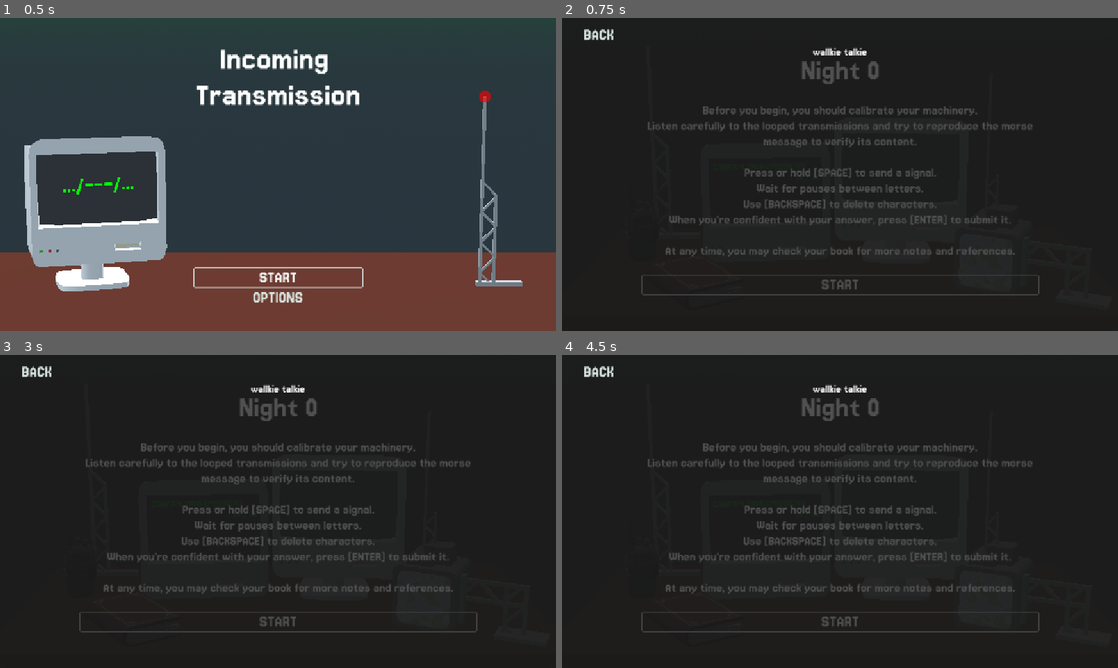
Above: before the commit, frames 1-4 (two rows, left to right).
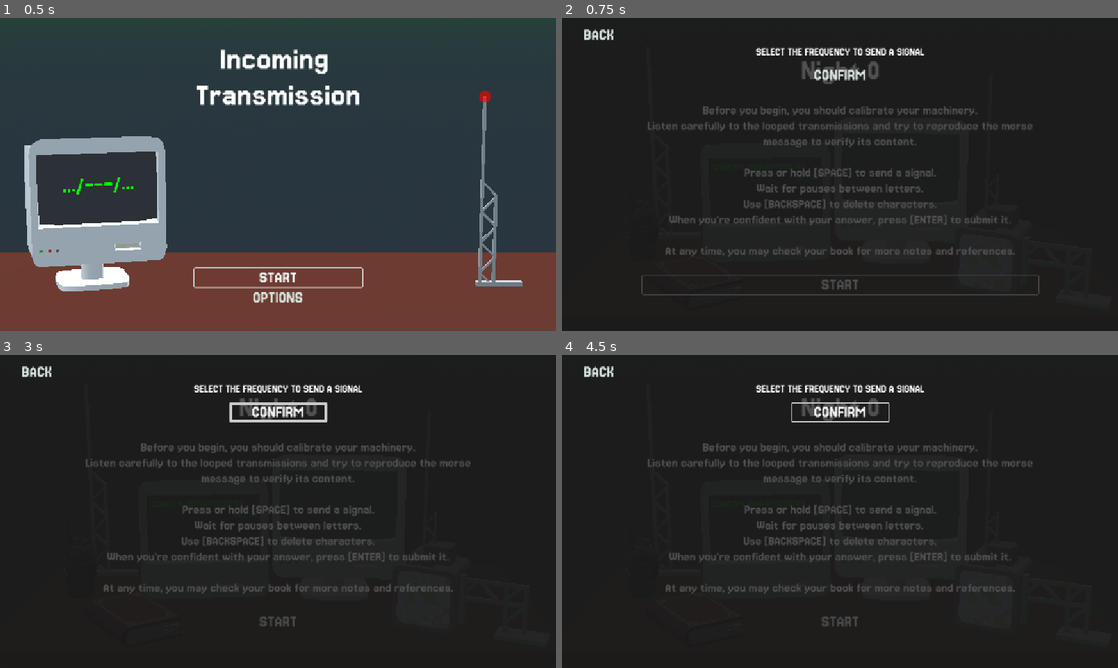
Above: after the commit, the same moments.

Repository: LucasFASouza/loophole
Game: Godot game, scene res://core/main_menu.tscn
Same seed, same stepped clock (60 frames per second), same inputs: the game is played once before the commit and once after it.
Inputs (mouse positions are in pixels of both pictures, inside the frame that each line leads up to):
- Up to frame 1 (0.5 s): no input
- Up to frame 2 (0.75 s): click "START" at 0.5 s
- Up to frame 3 (3 s): click "START" at 1.25 s; click "START" at 2 s; click (278, 411) at 2.75 s, where only the run after the commit has a clickable "CONFIRM"
- Up to frame 4 (4.5 s): click (840, 411) at 3.5 s, where only the run after the commit has a clickable "CONFIRM"; click "START" at 4.25 s

Frame 1 is identical in both runs. In frame 2, 0.8% of the frame differs, in the area x 34-66%, y 9-20%; in frame 3, 1.5%, in the area x 14-86%, y 9-89%; in frame 4, 1.3%.

Commit message:
improve walkietalkie text

Diff:
--- a/core/main_game.gd
+++ b/core/main_game.gd
@@ -26,10 +26,10 @@
 ]
 
 var coordinates = {
-	"1B": "PORT",
-	"1D": "GATE",
-	"3A": "ISLE",
-	"4D": "LAKE",
+	"1A": "KEEL",
+	"2B": "PORT",
+	"2D": "ISLE",
+	"4B": "GATE",
 }
 
 var boat = {
--- a/desk_itens/book.tscn
+++ b/desk_itens/book.tscn
@@ -34,7 +34,6 @@
 
 [node name="ItemInfo" type="CanvasLayer" parent="."]
 layer = 3
-visible = false
 
 [node name="PanelContainer" type="PanelContainer" parent="ItemInfo"]
 anchors_preset = 15
@@ -101,6 +100,15 @@
 toggle_mode = true
 text = "Coordinates"
 
+[node name="RadioButton" type="Button" parent="ItemInfo/PanelContainer/MarginContainer/VBoxContainer/BookContainer/TabBar/ButtonsContainer"]
+custom_minimum_size = Vector2(200, 0)
+layout_mode = 2
+size_flags_horizontal = 3
+theme = ExtResource("3_xbbjk")
+disabled = true
+toggle_mode = true
+text = "Radio"
+
 [node name="MorseButton" type="Button" parent="ItemInfo/PanelContainer/MarginContainer/VBoxContainer/BookContainer/TabBar/ButtonsContainer"]
 custom_minimum_size = Vector2(200, 0)
 layout_mode = 2
@@ -192,6 +200,35 @@
 texture = ExtResource("4_xbbjk")
 expand_mode = 2
 
+[node name="RadioPage" type="PanelContainer" parent="ItemInfo/PanelContainer/MarginContainer/VBoxContainer/BookContainer/PagesContainer"]
+visible = false
+layout_mode = 2
+theme = SubResource("Theme_xbbjk")
+
+[node name="MarginContainer" type="MarginContainer" parent="ItemInfo/PanelContainer/MarginContainer/VBoxContainer/BookContainer/PagesContainer/RadioPage"]
+layout_mode = 2
+theme_override_constants/margin_left = 24
+theme_override_constants/margin_top = 24
+theme_override_constants/margin_right = 24
+theme_override_constants/margin_bottom = 24
+
+[node name="Instructions" type="Label" parent="ItemInfo/PanelContainer/MarginContainer/VBoxContainer/BookContainer/PagesContainer/RadioPage/MarginContainer"]
+custom_minimum_size = Vector2(500, 0)
+layout_mode = 2
+size_flags_horizontal = 3
+size_flags_vertical = 1
+theme = ExtResource("4_fxbkg")
+theme_override_font_sizes/font_size = 24
+text = "Use the 4-letter transmission to identify the nature of the event. Then tune the radio to the appropriate frequency to  send the corresponding message.
+
+Radio codes:
+
+AHOY – Pirate attack reported. Alert nearby mariners on 157 kHz.
+DARK – Lighthouse failure detected. Contact the keeper on 111kHz.
+GALE – A storm is approaching. Warn the harbor via 139kHz.
+KING – A royal vessel is in the area. Dispatch an escort on 125kHz."
+autowrap_mode = 2
+
 [node name="MorsePage" type="PanelContainer" parent="ItemInfo/PanelContainer/MarginContainer/VBoxContainer/BookContainer/PagesContainer"]
 visible = false
 layout_mode = 2
--- a/desk_itens/walkie_talkie.tscn
+++ b/desk_itens/walkie_talkie.tscn
@@ -60,8 +60,15 @@
 [node name="Label" type="Label" parent="ItemInfo/PanelContainer/MarginContainer/VBoxContainer/VBoxContainer"]
 layout_mode = 2
 theme = ExtResource("3_unrlo")
-text = "wallkie talkie"
+text = "SELECT THE FREQUENCY TO SEND A SIGNAL"
 horizontal_alignment = 1
+
+[node name="Confirm" type="Button" parent="ItemInfo/PanelContainer/MarginContainer/VBoxContainer/VBoxContainer"]
+custom_minimum_size = Vector2(200, 0)
+layout_mode = 2
+size_flags_horizontal = 4
+theme = ExtResource("3_unrlo")
+text = "CONFIRM"
 
 [connection signal="input_event" from="MeshInstance3D/StaticBody3D" to="." method="_on_static_body_3d_input_event"]
 [connection signal="pressed" from="ItemInfo/PanelContainer/MarginContainer/VBoxContainer/Topbar/Back" to="." method="_on_back_pressed"]
Binary file changed: assets/posters/book_map.png
